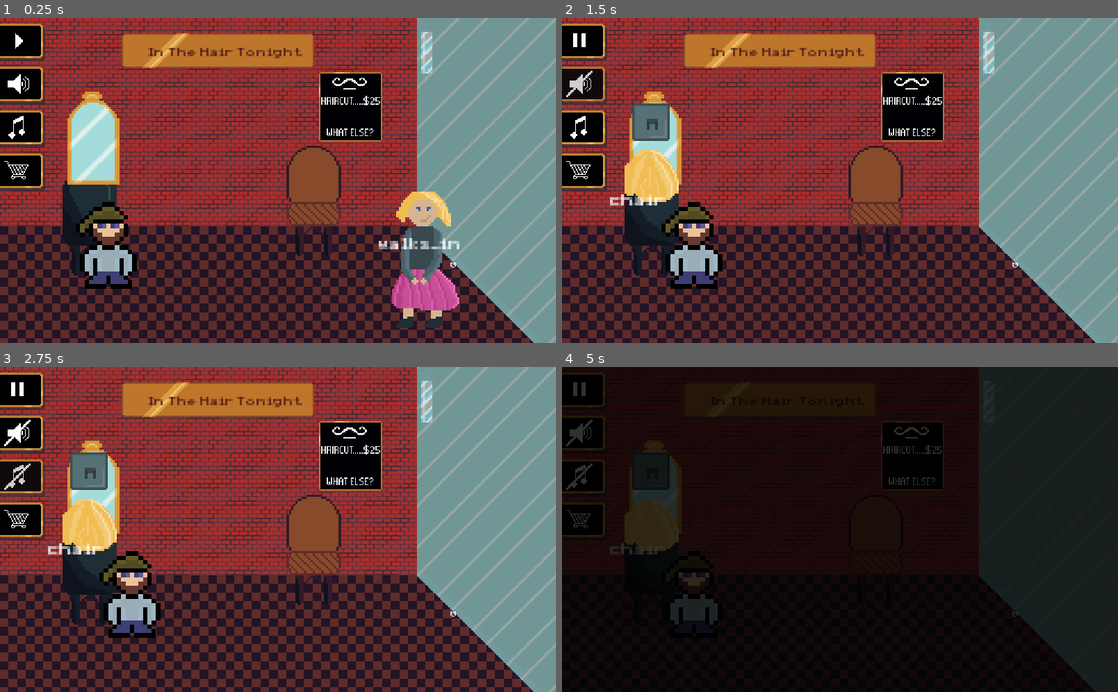
Above: before the commit, frames 1-4 (two rows, left to right).
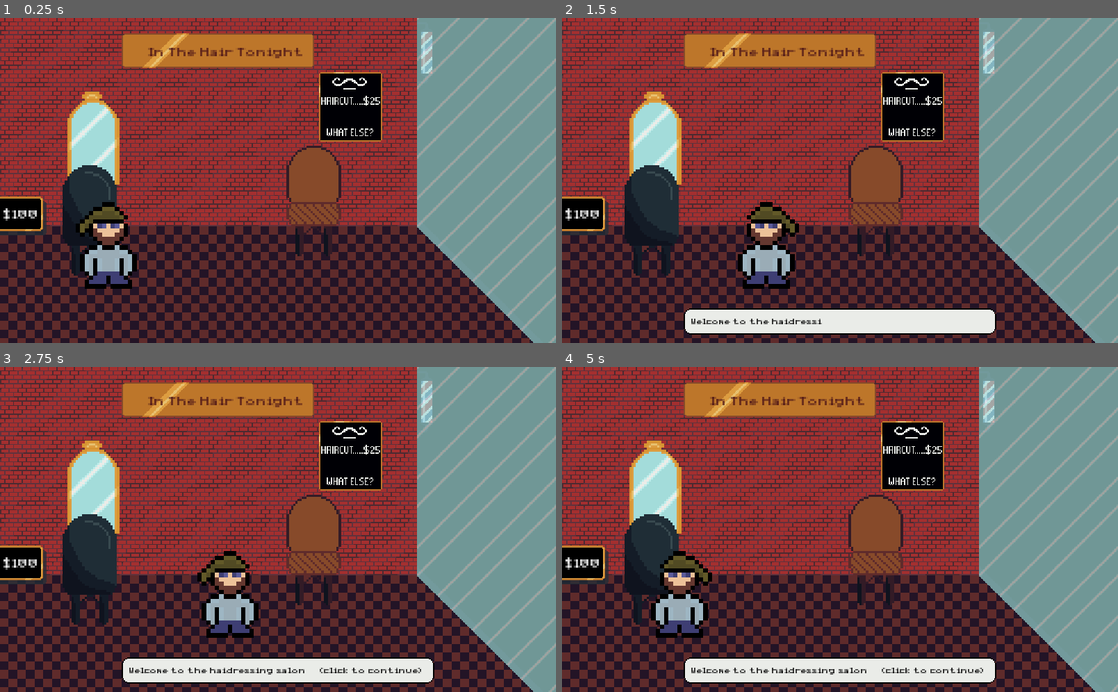
Above: after the commit, the same moments.

Repository: sdelay01/ld51
Game: Godot game, scene res://scenes/Game.tscn
Two runs of this game, one before a commit and one after it. Both use one fixed random seed, a clock stepped at 60 frames per second and the inputs below.
Inputs (mouse positions are in pixels of both pictures, inside the frame that each line leads up to):
- Up to frame 1 (0.25 s): no input
- Up to frame 2 (1.5 s): tap Enter at 0.5, 1.25 s; move the mouse to (584, 40) at 0.52 s; hold Right (ui_right) 0.53-1.28 s; click (584, 40) at 0.67 s; move the mouse to (584, 83) at 1.27 s; hold Left (ui_left) from 1.28 s (still down); click (584, 83) at 1.42 s
- Up to frame 3 (2.75 s): tap Enter at 2 s; move the mouse to (22, 477) at 2.02 s; release Left (ui_left) at 2.03 s; hold Right (ui_right) from 2.03 s (still down); click (22, 477) at 2.17 s
- Up to frame 4 (5 s): tap Enter at 2.75, 3.5, 4.25 s; move the mouse to (584, 519) at 2.77 s; click (584, 519) at 2.92 s; move the mouse to (1006, 578) at 3.52 s; release Right (ui_right) at 3.53 s; hold Left (ui_left) from 3.53 s (still down); click (1006, 578) at 3.67 s; move the mouse to (673, 480) at 4.27 s; click (673, 480) at 4.42 s

The runs differ from the first frame. In frame 1, 8.4% of the frame differs, in the area x 0-83%, y 1-96%; in frame 2, 15%; in frame 3, 15%; in frame 4, 96%, in the area x 0-100%, y 0-100%.

Commit message:
sunday 09h46

Diff:
--- a/scenes/Blocs/Money.tscn
+++ b/scenes/Blocs/Money.tscn
@@ -5,7 +5,7 @@
 [ext_resource path="res://scenes/Blocs/Money.gd" type="Script" id=3]
 
 [node name="Money" type="Node2D"]
-position = Vector2( 0, 40 )
+position = Vector2( 0, 165 )
 script = ExtResource( 3 )
 
 [node name="Shadow" type="Sprite" parent="."]
--- a/scenes/Counter.gd
+++ b/scenes/Counter.gd
@@ -11,6 +11,6 @@
 	if blocked: return
 	seconds += delta
 	$Label.text = str(int(seconds))
-	if seconds >= 5:
+	if seconds >= 8:
 		emit_signal("timeout")
 		seconds = 0.0
--- a/scenes/Customer.gd
+++ b/scenes/Customer.gd
@@ -20,6 +20,7 @@
 var waiting = 0
 var persona = 1
 var isReady = false
+var blocked = false
 
 func _ready():
 	position = Vector2(400, lineY)
@@ -69,6 +70,7 @@
 		actions_done += 1
 		if actions_done == actions_needed:
 			emit_signal("cut_done", position.x, self)
+			print("cut_done customer")
 			action = "walks_out"
 			toward.setFree(true)
 			toward.setCustomer(null)
@@ -87,6 +89,7 @@
 
 func _process(delta):
 	if !isReady: return
+	if blocked: return
 	$Label.text = action
 	$Sprite.play(str(persona) + "-" + action)
 	if action == "walks_in":
--- a/scenes/Customer.tscn
+++ b/scenes/Customer.tscn
@@ -4,36 +4,36 @@
 [ext_resource path="res://scenes/Customer.gd" type="Script" id=2]
 [ext_resource path="res://assets/simple-pixel.ttf" type="DynamicFontData" id=3]
 
-[sub_resource type="AtlasTexture" id=1]
-atlas = ExtResource( 1 )
-region = Rect2( 192, 256, 64, 64 )
-
 [sub_resource type="AtlasTexture" id=7]
 atlas = ExtResource( 1 )
 region = Rect2( 256, 256, 64, 64 )
+
+[sub_resource type="AtlasTexture" id=3]
+atlas = ExtResource( 1 )
+region = Rect2( 0, 256, 64, 64 )
 
 [sub_resource type="AtlasTexture" id=2]
 atlas = ExtResource( 1 )
 region = Rect2( 64, 256, 64, 64 )
 
-[sub_resource type="AtlasTexture" id=3]
-atlas = ExtResource( 1 )
-region = Rect2( 0, 256, 64, 64 )
-
 [sub_resource type="AtlasTexture" id=4]
 atlas = ExtResource( 1 )
 region = Rect2( 128, 256, 64, 64 )
 
+[sub_resource type="AtlasTexture" id=1]
+atlas = ExtResource( 1 )
+region = Rect2( 192, 256, 64, 64 )
+
 [sub_resource type="SpriteFrames" id=5]
 animations = [ {
-"frames": [ SubResource( 1 ) ],
-"loop": true,
-"name": "1-chair",
-"speed": 5.0
-}, {
 "frames": [ SubResource( 7 ) ],
 "loop": true,
 "name": "1-angry",
+"speed": 5.0
+}, {
+"frames": [ SubResource( 3 ) ],
+"loop": true,
+"name": "1-walks_out",
 "speed": 5.0
 }, {
 "frames": [ SubResource( 2 ) ],
@@ -41,14 +41,14 @@
 "name": "1-walks_in",
 "speed": 5.0
 }, {
-"frames": [ SubResource( 3 ) ],
-"loop": true,
-"name": "1-walks_out",
-"speed": 5.0
-}, {
 "frames": [ SubResource( 4 ) ],
 "loop": true,
 "name": "1-seat",
+"speed": 5.0
+}, {
+"frames": [ SubResource( 1 ) ],
+"loop": true,
+"name": "1-chair",
 "speed": 5.0
 } ]
 
--- a/scenes/Eugene.gd
+++ b/scenes/Eugene.gd
@@ -39,6 +39,7 @@
 
 func _on_area_entered(area):
 	var workingChair = area.get_parent()
+	if workingChair.name != "Chair": return
 	workingChair.eugenePresent = self
 	if workingChair.customer:
 		currentCustomer = workingChair.customer
@@ -46,6 +47,7 @@
 
 func _on_area_exited(area):
 	var workingChair = area.get_parent()
+	if workingChair.name != "Chair": return
 	workingChair.eugenePresent = null
 	if workingChair.customer:
 		currentCustomer = null
--- a/scenes/Eugene.tscn
+++ b/scenes/Eugene.tscn
@@ -27,7 +27,6 @@
 frames = SubResource( 2 )
 
 [node name="CollisionShape2D" type="CollisionShape2D" parent="."]
-visible = false
 shape = SubResource( 4 )
 
 [node name="Area2D" type="Area2D" parent="."]
--- a/scenes/Game.tscn
+++ b/scenes/Game.tscn
@@ -8,4 +8,3 @@
 
 [node name="AudioStreamPlayer" type="AudioStreamPlayer" parent="."]
 stream = ExtResource( 2 )
-autoplay = true
--- a/scenes/Salon.gd
+++ b/scenes/Salon.gd
@@ -1,6 +1,9 @@
 extends Node2D
 
 signal toggle_music
+
+var texture = load("res://assets/ld51.png")
+
 var Background = preload("res://scenes/Decor/Background.tscn")
 var Chair = preload("res://scenes/Decor/Chair.tscn")
 var Mirror = preload("res://scenes/Decor/Mirror.tscn")
@@ -32,6 +35,7 @@
 var bulle
 
 var furnitureNode2D # Node2D for all seats and chairs and mirrors
+var furnitureSellNode2D
 var chairs = []
 var seats = []
 var tempObjects = []
@@ -61,8 +65,8 @@
 	furnitureNode2D = Node2D.new()
 	add_child(furnitureNode2D)
 
+	add_mirror(1, furnitureNode2D)
 	chairs.push_back(add_chair(1, false, furnitureNode2D))
-	add_mirror(1, furnitureNode2D)
 	#add_chair(2) # TODO when buying
 	seats.push_back(add_seat(1, false, furnitureNode2D))
 	#add_seat(2) # TODO when buying
@@ -74,7 +78,7 @@
 
 	money = Money.instance()
 	money.setAmount(moneyAmount)
-	#add_child(money)
+	add_child(money)
 
 	customersNode = Node2D.new()
 	add_child(customersNode)
@@ -83,10 +87,16 @@
 	bulle.position = Vector2(256, 280)
 	add_child(bulle)
 
-	#open_overlay()
-
+	overlay = Overlay.instance()
+	add_child(overlay)
+	overlay.hide()
+
+	furnitureSellNode2D = Node2D.new()
+	add_child(furnitureSellNode2D)
+
+	open_overlay()
 	#on_ready_to_start()
-	tuto_completed()
+	#tuto_completed()
 
 func prepareButtons():
 	var t = ["pause", "sound", "music", "buy"]
@@ -100,8 +110,13 @@
 		index += 1
 
 func trigger_pause():
-	if counter and counter.blocked: unpause()
-	else: pause()
+	if counter and counter.blocked:
+		overlay.hide()
+		unpause()
+	else:
+		overlay.show()
+		overlay.modulate.a = 0.9
+		pause()
 
 func trigger_sound():
 	pass
@@ -111,24 +126,22 @@
 
 func trigger_buy():
 	if buyOpen:
-		overlay.queue_free()
+		overlay.hide()
 		for temp in tempObjects:
 			temp.queue_free()
 		tempObjects = []
 	else:
-		overlay = Overlay.instance()
+		overlay.show()
 		overlay.modulate.a = 0.8
-		add_child(overlay)
+		print(chairs.size(), " ; ", seats.size())
 		if chairs.size() == 1:
-			tempObjects.push_back(add_mirror(2, overlay))
-			tempObjects.push_back(add_chair(2, true, overlay))
+			tempObjects.push_back(add_mirror(2, furnitureSellNode2D))
+			tempObjects.push_back(add_chair(2, true, furnitureSellNode2D))
 		if seats.size() == 1:
-			tempObjects.push_back(add_seat(2, true, overlay))
+			tempObjects.push_back(add_seat(2, true, furnitureSellNode2D))
 	buyOpen = !buyOpen
 
 func open_overlay():
-	overlay = Overlay.instance()
-	add_child(overlay)
 	var tween = Tween.new()
 	add_child(tween)
 	tween.interpolate_property(overlay, "modulate",
@@ -138,8 +151,7 @@
 	tween.start()
 
 func on_ready_to_start():
-	if overlay: overlay.queue_free()
-	overlay = null
+	overlay.hide()
 	bulle.displayText([
 		"Welcome to the haidressing salon     (click to continue)",
 		"Use left and right arrows to move",
@@ -152,7 +164,7 @@
 	bulle.connect("text_done", self, "tuto_completed")
 
 func tuto_completed():
-	#bulle.disconnect("text_done", self, "tuto_completed")
+	bulle.disconnect("text_done", self, "tuto_completed")
 	counter = Counter.instance()
 	counter.connect("timeout", self, "on_counter_timeout")
 	counter.position = Vector2(400, 200)
@@ -172,6 +184,7 @@
 	c.init(self, 5)
 
 func on_cut_done(_posX, _customer):
+	customers.erase(_customer)
 	if objective == "first_haircut":
 		pause()
 		bulle.displayText([
@@ -180,26 +193,10 @@
 		])
 		bulle.connect("text_done", self, "obj_first_haircut")
 
-	customers.erase(_customer)
 	moneyAmount += 25
 	money.setAmount(moneyAmount)
 
-	var n2 = Node2D.new()
-	var l = CustomLabel.instance()
-	l.modulate = Color( 0.894118, 0.819608, 0.196078, 1 )
-	n2.add_child(l)
-	add_child(n2)
-	l.text = "+ $25"
-	n2.scale = Vector2(2, 2)
-	var tween = Tween.new()
-	tween.interpolate_property(n2, "modulate",
-		Color(1, 1, 1, 1), Color(1, 1, 1, 0), 1.5,
-		Tween.TRANS_QUART, Tween.EASE_IN)
-	tween.interpolate_property(n2, "position",
-		Vector2(_posX, 10), Vector2(_posX, -20), 1.5,
-		Tween.TRANS_QUART, Tween.EASE_IN)
-	add_child(tween)
-	tween.start()
+	displayAmountBriefly(" + $25", Color( 0.894118, 0.819608, 0.196078, 1 ), Vector2(_posX, 50))
 
 	if objective == "earn_150" and moneyAmount >= 150:
 		pause()
@@ -220,10 +217,14 @@
 func pause():
 	eugene.blocked = true
 	counter.blocked = true
+	for c in customers:
+		c.blocked = true
 
 func unpause():
 	eugene.blocked = false
 	counter.blocked = false
+	for c in customers:
+		c.blocked = false
 
 func get_next_chair():
 	for c in chairs:
@@ -240,7 +241,7 @@
 	_parent.add_child(c)
 	c.position = Vector2(_rank * 120 - 100, 120)
 	if _withPriceTag:
-		var priceTag = add_price("$150", Vector2(0,0), "chair")
+		var priceTag = add_price_tag(150, Vector2(0,0), "chair", Vector2(_rank * 120 - 100, 120))
 		c.add_child(priceTag)
 	return c
 
@@ -255,20 +256,27 @@
 	s.position = Vector2(160 + _rank * 64, 100)
 	_parent.add_child(s)
 	if _withPriceTag:
-		var priceTag = add_price("$100", Vector2(0,0), "seat")
+		var priceTag = add_price_tag(100, Vector2(0,0), "seat", Vector2(160 + _rank * 64, 100))
 		s.add_child(priceTag)
 	return s
 
-func add_price(_text, _pos, _type):
+func add_price_tag(_price, _pos, _type, _objectPos):
+	var n2 = Node2D.new()
+
+	# Price tag
+	var sprite = Sprite.new()
+	sprite.region_enabled = true
+	sprite.texture = texture
+	sprite.region_rect = Rect2(192, 192, 64, 64)
+	sprite.position = Vector2(0, 0)
+	sprite.centered = false
+	n2.add_child(sprite)
+	# Price
 	var cl = CustomLabel.instance()
-	var n2 = Node2D.new()
+	cl.text = "$" + str(_price)
 	n2.add_child(cl)
-	cl.text = _text
-	n2.position = _pos
-	n2.add_child(add_buying_click(_type))
-	return n2
-
-func add_buying_click(_type):
+
+	# Click zone
 	var a2 = Area2D.new()
 	var c2 = CollisionShape2D.new()
 	var sc2 = CapsuleShape2D.new()
@@ -277,15 +285,43 @@
 	c2.position = Vector2(64, 64)
 	c2.shape = sc2
 	a2.add_child(c2)
-	a2.connect("input_event", self, "on_click_buy", [_type])
-	return a2
-
-func on_click_buy(_viewport, event, _shape_idx, _type):
+	a2.connect("input_event", self, "on_click_buy", [_type, _price, _objectPos])
+	n2.add_child(a2)
+
+	n2.position = _pos
+	return n2
+
+func on_click_buy(_viewport, event, _shape_idx, _type, _price, _objectPos):
 	if event is InputEventMouseButton and event.pressed and event.button_index == BUTTON_LEFT:
-		if _type == "seat":
+		if moneyAmount >= _price:
+			displayAmountBriefly("- $" + str(_price), Color(1, 1, 1, 1), _objectPos)
+			moneyAmount -= _price
+			money.setAmount(moneyAmount)
 			trigger_buy()
-			add_seat(2, false, furnitureNode2D)
-		if _type == "chair":
+			if _type == "seat":
+				seats.push_back(add_seat(2, false, furnitureNode2D))
+			if _type == "chair":
+				add_mirror(2, furnitureNode2D)
+				chairs.push_back(add_chair(2, false, furnitureNode2D))
+		else:
+			displayAmountBriefly("Not enough money!", Color(1, 1, 1, 1), _objectPos)
 			trigger_buy()
-			add_mirror(2, furnitureNode2D)
-			add_chair(2, false, furnitureNode2D)
+
+func displayAmountBriefly(_text, _color, _objectPos):
+	var n2 = Node2D.new()
+	var l = CustomLabel.instance()
+	l.modulate = _color
+	n2.add_child(l)
+	add_child(n2)
+	l.text = _text
+	n2.scale = Vector2(1.5, 1.5)
+	print("posX", _objectPos)
+	var tween = Tween.new()
+	tween.interpolate_property(n2, "modulate",
+		Color(1, 1, 1, 1), Color(1, 1, 1, 0), 1.5,
+		Tween.TRANS_QUART, Tween.EASE_IN)
+	tween.interpolate_property(n2, "position",
+		_objectPos, _objectPos + Vector2(0, -20), 1.5,
+		Tween.TRANS_QUART, Tween.EASE_IN)
+	add_child(tween)
+	tween.start()
Binary file changed: assets/ld51.aseprite
Binary file changed: assets/ld51.png
Binary file added: ext/EndOfDay1.png
Not shown, added: ext/EndOfDay1.png.import
Not shown, changed: Readme.md
